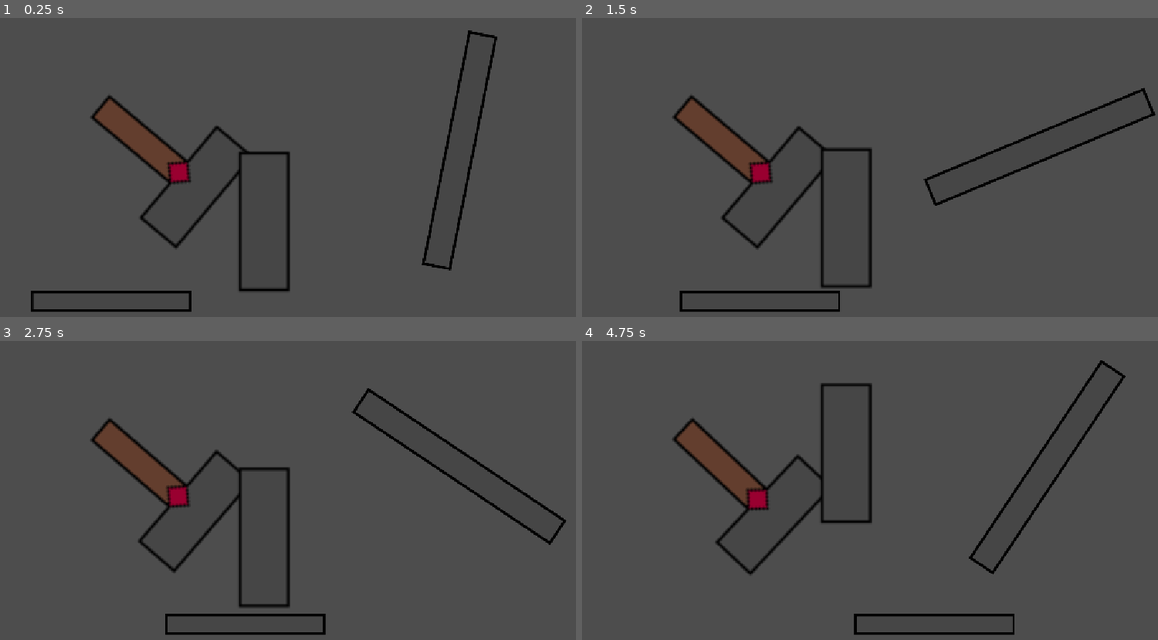
Above: before the commit, frames 1-4 (two rows, left to right).
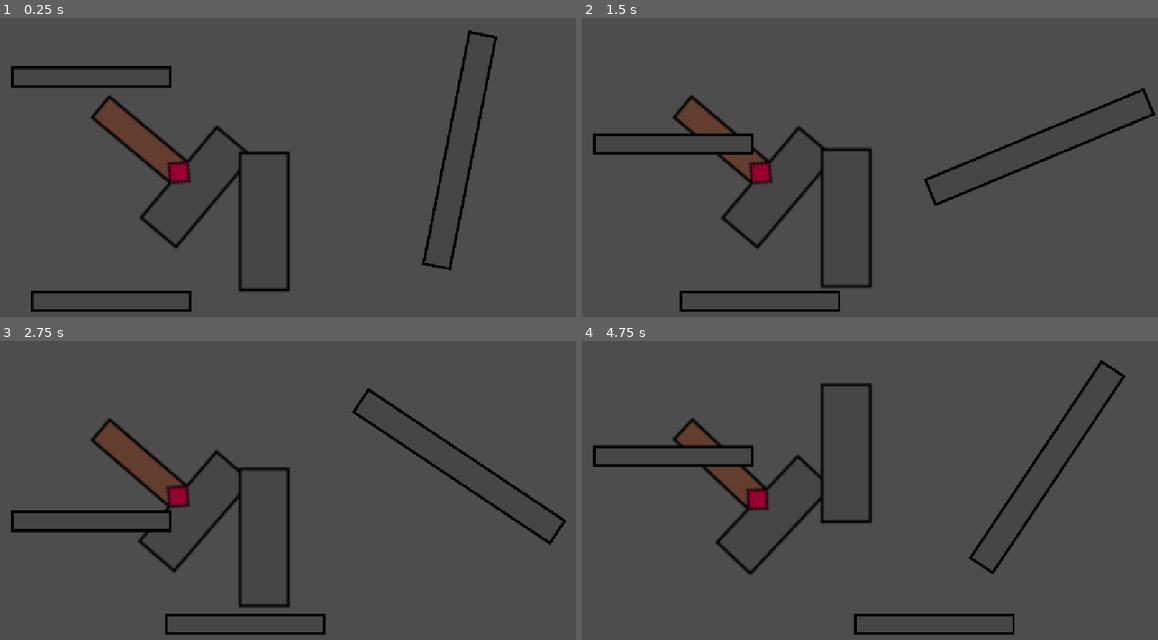
Above: after the commit, the same moments.

Repository: eastern2727/Game-jam
Game: Godot game, scene res://main.tscn
Same seed, same stepped clock (60 frames per second), same inputs: the game is played once before the commit and once after it.
Inputs:
- Up to frame 1 (0.25 s): no input
- Up to frame 2 (1.5 s): no input
- Up to frame 3 (2.75 s): no input
- Up to frame 4 (4.75 s): no input

The runs differ from the first frame. In frame 1, 0.7% of the frame differs, in the area x 1-30%, y 16-24%; in frame 2, 1.0%; in frame 3, 0.7%; in frame 4, 1.1%, in the area x 1-30%, y 34-43%.

Commit message:
push

Diff:
--- a/game-jam-real/floating_platform_h.gd
+++ b/game-jam-real/floating_platform_h.gd
@@ -9,7 +9,6 @@
 
 # Called when the node enters the scene tree for the first time.
 func _ready() -> void:
-	startingPosX = startingPosX
 	add_child(timer)
 	timer.wait_time = 1
 	timer.one_shot = true
@@ -32,7 +31,6 @@
 			position.x = move_toward(position.x, startingPosX, delta*100)
 			if (position.x<startingPosX+0.05 && timer.time_left == 0):
 				timer.start()
-		print(timer.time_left)
 func _on_timeout():
 	lock = false
 	pass
--- /dev/null
+++ b/game-jam-real/floating_platform_v.gd
@@ -0,0 +1,38 @@
+extends Sprite2D
+var targetPosY = 400
+var startingPosY = 100
+var lock: bool = false
+var firstLock: bool = false
+var secondLock: bool = false
+var timer: Timer = Timer.new()
+var timer2: Timer = Timer.new()
+
+# Called when the node enters the scene tree for the first time.
+func _ready() -> void:
+	add_child(timer)
+	timer.wait_time = 1
+	timer.one_shot = true
+	timer.timeout.connect(_on_timeout)
+	add_child(timer2)
+	timer2.wait_time = 1
+	timer2.one_shot = true
+	timer2.timeout.connect(_on_timeout2)
+
+# Called every frame. 'delta' is the elapsed time since the previous frame.
+func _process(delta: float) -> void:
+	if (position.y <targetPosY-0.05 && !lock):
+		position.y = move_toward(position.y, targetPosY, delta*100)
+	else:
+		if (!lock):
+			timer2.start()
+			lock = true
+		elif (timer2.time_left == 0):
+			lock = true
+			position.y = move_toward(position.y, startingPosY, delta*100)
+			if (position.y<startingPosY+0.05 && timer.time_left == 0):
+				timer.start()
+func _on_timeout():
+	lock = false
+	pass
+func _on_timeout2():
+	pass
--- a/game-jam-real/main.tscn
+++ b/game-jam-real/main.tscn
@@ -8,6 +8,7 @@
 [ext_resource type="Script" uid="uid://2kweohlmgf7r" path="res://spinny.gd" id="6_272bh"]
 [ext_resource type="Texture2D" uid="uid://c84bwl66ldmj2" path="res://pixil-frame-0 (10).png" id="7_5vw27"]
 [ext_resource type="Script" uid="uid://brq1wcscmx1ql" path="res://floating_platform_h.gd" id="7_272bh"]
+[ext_resource type="Script" uid="uid://dk2dqec6gnfyc" path="res://floating_platform_v.gd" id="9_kek77"]
 
 [node name="Node2D" type="Node2D" unique_id=2011774588]
 
@@ -36,3 +37,8 @@
 position = Vector2(250, 592)
 texture = ExtResource("7_5vw27")
 script = ExtResource("7_272bh")
+
+[node name="FloatingPlatformV" type="Sprite2D" parent="." unique_id=1076781233]
+position = Vector2(238, 149)
+texture = ExtResource("7_5vw27")
+script = ExtResource("9_kek77")
Not shown, added: game-jam-real/floating_platform_v.gd.uid
